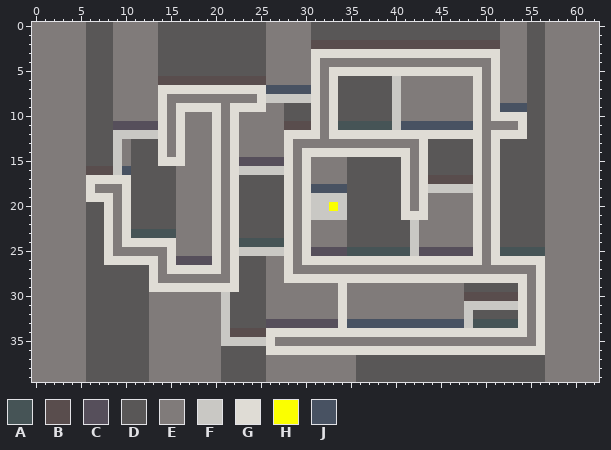
Pixel-art sprite -- assets/sketchLevel3.png. That is the earlier state.
The file is 63x40 pixels. Colours within 5 levels of each other are drawn and written as one.
Palette (. is transparent): A #465456  B #594d4d  C #564f5b  D #595757  E #807b7a  F #c9c8c4  G #dfdcd5  H #fbff00  J #485262
Pixels before (only the part around the change), first column x 0:
 0 EEEEEEDDDEEEEEDDDDDDDDDDDDEEEEEDDDDDDDDDDDDDDDDDDDDDEEEDDEEEEEE
 1 EEEEEEDDDEEEEEDDDDDDDDDDDDEEEEEDDDDDDDDDDDDDDDDDDDDDEEEDDEEEEEE
 2 EEEEEEDDDEEEEEDDDDDDDDDDDDEEEEEBBBBBBBBBBBBBBBBBBBBBEEEDDEEEEEE
 3 EEEEEEDDDEEEEEDDDDDDDDDDDDEEEEEGGGGGGGGGGGGGGGGGGGGGEEEDDEEEEEE
 4 EEEEEEDDDEEEEEDDDDDDDDDDDDEEEEEGEEEEEEEEEEEEEEEEEEEGEEEDDEEEEEE
 5 EEEEEEDDDEEEEEDDDDDDDDDDDDEEEEEGEGGGGGGGGGGGGGGGGGEGEEEDDEEEEEE
 6 EEEEEEDDDEEEEEBBBBBBBBBBBBEEEEEGEGDDDDDDFEEEEEEEEGEGEEEDDEEEEEE
 7 EEEEEEDDDEEEEEGGGGGGGGGGGGJJJJJGEGDDDDDDFEEEEEEEEGEGEEEDDEEEEEE
 8 EEEEEEDDDEEEEEGEEEEEEEEEEGFFFFFGEGDDDDDDFEEEEEEEEGEGEEEDDEEEEEE
 9 EEEEEEDDDEEEEEGEGGGGGEGGGGEEDDDGEGDDDDDDFEEEEEEEEGEGJJJDDEEEEEE
10 EEEEEEDDDEEEEEGEGEEEGEGEEEEEDDDGEGDDDDDDFEEEEEEEEGEGGGGDDEEEEEE
11 EEEEEEDDDCCCCCGEGEEEGEGEEEEEBBBGEGAAAAAAFJJJJJJJJGEEEEGDDEEEEEE
12 EEEEEEDDDFFFFFGEGEEEGEGEEEEEGGGGEGGGGGGGGGGGGGGGGGEGGGGDDEEEEEE
13 EEEEEEDDDFEDDDGEGEEEGEGEEEEEGEEEEEEEEEEEEEEGDDDDDGEGDDDDDEEEEEE
14 EEEEEEDDDFEDDDGEGEEEGEGEEEEEGEGGGGGGGGGGGGEGDDDDDGEGDDDDDEEEEEE
15 EEEEEEDDDFEDDDGGGEEEGEGCCCCCGEGEEEEDDDDDDGEGDDDDDGEGDDDDDEEEEEE
16 EEEEEEBBBFJDDDDDEEEEGEGFFFFFGEGEEEEDDDDDDGEGDDDDDGEGDDDDDEEEEEE
17 EEEEEEGGGGGDDDDDEEEEGEGDDDDDGEGEEEEDDDDDDGEGBBBBBGEGDDDDDEEEEEE
18 EEEEEEGEEEGDDDDDEEEEGEGDDDDDGEGJJJJDDDDDDGEGFFFFFGEGDDDDDEEEEEE
19 EEEEEEGGGEGDDDDDEEEEGEGDDDDDGEGFFFFDDDDDDGEGEEEEEGEGDDDDDEEEEEE
20 EEEEEEDDGEGDDDDDEEEEGEGDDDDDGEGFFHFDDDDDDGEGEEEEEGEGDDDDDEEEEEE
21 EEEEEEDDGEGDDDDDEEEEGEGDDDDDGEGFFFFDDDDDDGGGEEEEEGEGDDDDDEEEEEE
22 EEEEEEDDGEGDDDDDEEEEGEGDDDDDGEGEEEEDDDDDDDFEEEEEEGEGDDDDDEEEEEE
23 EEEEEEDDGEGAAAAAEEEEGEGDDDDDGEGEEEEDDDDDDDFEEEEEEGEGDDDDDEEEEEE
24 EEEEEEDDGEGGGGGGEEEEGEGAAAAAGEGEEEEDDDDDDDFEEEEEEGEGDDDDDEEEEEE
25 EEEEEEDDGEEEEEEGEEEEGEGFFFFFGEGCCCCAAAAAAAFCCCCCCGEGAAAAAEEEEEE
26 EEEEEEDDGGGGGGEGCCCCGEGDDDEEGEGGGGGGGGGGGGGGGGGGGGEGGGGGGEEEEEE
27 EEEEEEDDDDDDDGEGGGGGGEGDDDEEGEEEEEEEEEEEEEEEEEEEEEEEEEEEGEEEEEE
28 EEEEEEDDDDDDDGEEEEEEEEGDDDEEGGGGGGGGGGGGGGGGGGGGGGGGGGGEGEEEEEE
29 EEEEEEDDDDDDDGGGGGGGGGGDDDEEEEEEEEGEEEEEEEEEEEEEDDDDDDGEGEEEEEE
30 EEEEEEDDDDDDDEEEEEEEEFDDDDEEEEEEEEGEEEEEEEEEEEEEBBBBBBGEGEEEEEE
31 EEEEEEDDDDDDDEEEEEEEEFDDDDEEEEEEEEGEEEEEEEEEEEEEFFFFFFGEGEEEEEE
32 EEEEEEDDDDDDDEEEEEEEEFDDDDEEEEEEEEGEEEEEEEEEEEEEFDDDDDGEGEEEEEE
33 EEEEEEDDDDDDDEEEEEEEEFDDDDCCCCCCCCGJJJJJJJJJJJJJFAAAAAGEGEEEEEE
34 EEEEEEDDDDDDDEEEEEEEEFBBBBGGGGGGGGGGGGGGGGGGGGGGGGGGGGGEGEEEEEE
35 EEEEEEDDDDDDDEEEEEEEEFFFFFGEEEEEEEEEEEEEEEEEEEEEEEEEEEEEGEEEEEE
36 EEEEEEDDDDDDDEEEEEEEEDDDDDGGGGGGGGGGGGGGGGGGGGGGGGGGGGGGGEEEEEE
37 EEEEEEDDDDDDDEEEEEEEEDDDDDEEEEEEEEEEDDDDDDDDDDDDDDDDDDDDDEEEEEE
38 EEEEEEDDDDDDDEEEEEEEEDDDDDEEEEEEEEEEDDDDDDDDDDDDDDDDDDDDDEEEEEE
39 EEEEEEDDDDDDDEEEEEEEEDDDDDEEEEEEEEEEDDDDDDDDDDDDDDDDDDDDDEEEEEE
After:
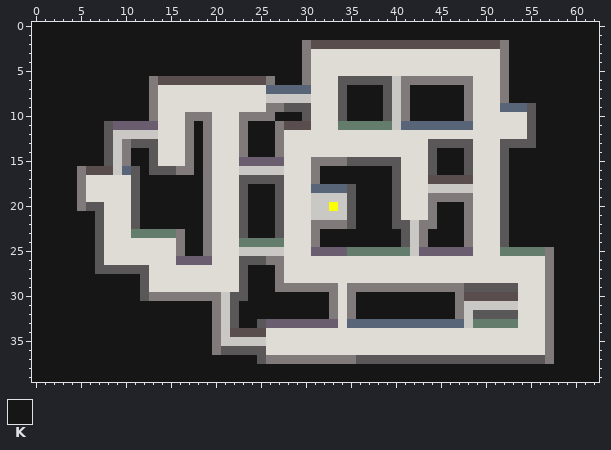
Colours new in this view: K #171616
Change:
colour A: #465456 -> #647c6c
colour C: #564f5b -> #6a5d6f
colour J: #485262 -> #586578
Changed rows in their new state; - is a pixel that keeps its letter.
first column x 0:
 0 KKKKKKKKKKKKKKKKKKKKKKKKKKKKKKKKKKKKKKKKKKKKKKKKKKKKKKKKKKKKKKK
 1 KKKKKKKKKKKKKKKKKKKKKKKKKKKKKKKKKKKKKKKKKKKKKKKKKKKKKKKKKKKKKKK
 2 KKKKKKKKKKKKKKKKKKKKKKKKKKKKKK-----------------------KKKKKKKKKK
 3 KKKKKKKKKKKKKKKKKKKKKKKKKKKKKK-----------------------KKKKKKKKKK
 4 KKKKKKKKKKKKKKKKKKKKKKKKKKKKKK--GGGGGGGGGGGGGGGGGGG--KKKKKKKKKK
 5 KKKKKKKKKKKKKKKKKKKKKKKKKKKKKK--G-----------------G--KKKKKKKKKK
 6 KKKKKKKKKKKKK--------------KKK--G-----------------G--KKKKKKKKKK
 7 KKKKKKKKKKKKK-------------------G--KKKK---KKKKKK--G--KKKKKKKKKK
 8 KKKKKKKKKKKKK--GGGGGGGGGG-------G--KKKK---KKKKKK--G--KKKKKKKKKK
 9 KKKKKKKKKKKKK--G-----G----------G--KKKK---KKKKKK--G-----KKKKKKK
10 KKKKKKKKKKKKK--G-----G-----KKK--G--KKKK---KKKKKK--G-----KKKKKKK
11 KKKKKKKK-------G--K--G--KKK-----G-----------------GGGG--KKKKKKK
12 KKKKKKKK-------G--K--G--KKK-----G-----------------G-----KKKKKKK
13 KKKKKKKK-------G--K--G--KKK--GGGGGGGGGGGGGG-------G-----KKKKKKK
14 KKKKKKKK---KK--G--K--G--KKK--G------------G--KKK--G--KKKKKKKKKK
15 KKKKKKKK---KK-----K--G-------G------------G--KKK--G--KKKKKKKKKK
16 KKKKK-------K-----K--G-------G--KKKKKKKK--G--KKK--G--KKKKKKKKKK
17 KKKKK-------KKKKKKK--G-------G--KKKKKKKK--G-------G--KKKKKKKKKK
18 KKKKK--GGG--KKKKKKK--G--KKK--G------KKKK--G-------G--KKKKKKKKKK
19 KKKKK----G--KKKKKKK--G--KKK--G------KKKK--G-------G--KKKKKKKKKK
20 KKKKK----G--KKKKKKK--G--KKK--G------KKKK--G--KKK--G--KKKKKKKKKK
21 KKKKKKK--G--KKKKKKK--G--KKK--G------KKKK-----KKK--G--KKKKKKKKKK
22 KKKKKKK--G--KKKKKKK--G--KKK--G------KKKK-----KKK--G--KKKKKKKKKK
23 KKKKKKK--G-------KK--G--KKK--G--KKKKKKKKK---KKKK--G--KKKKKKKKKK
24 KKKKKKK--G-------KK--G-------G--KKKKKKKKK---KKKK--G--KKKKKKKKKK
25 KKKKKKK--GGGGGG--KK--G-------G--------------------G-------KKKKK
26 KKKKKKK-------G------G-------G--------------------G-------KKKKK
27 KKKKKKK-------G------G--KKK--GGGGGGGGGGGGGGGGGGGGGGGGGGG--KKKKK
28 KKKKKKKKKKKK--GGGGGGGG--KKK----------------------------G--KKKKK
29 KKKKKKKKKKKK------------KKK----------------------------G--KKKKK
30 KKKKKKKKKKKK------------KKKKKKKKK---KKKKKKKKKKK--------G--KKKKK
31 KKKKKKKKKKKKKKKKKKKK---KKKKKKKKKK---KKKKKKKKKKK--------G--KKKKK
32 KKKKKKKKKKKKKKKKKKKK---KKKKKKKKKK---KKKKKKKKKKK--------G--KKKKK
33 KKKKKKKKKKKKKKKKKKKK---KK------------------------------G--KKKKK
34 KKKKKKKKKKKKKKKKKKKK-----------------------------------G--KKKKK
35 KKKKKKKKKKKKKKKKKKKK-------GGGGGGGGGGGGGGGGGGGGGGGGGGGGG--KKKKK
36 KKKKKKKKKKKKKKKKKKKK--------------------------------------KKKKK
37 KKKKKKKKKKKKKKKKKKKKKKKKK---------------------------------KKKKK
38 KKKKKKKKKKKKKKKKKKKKKKKKKKKKKKKKKKKKKKKKKKKKKKKKKKKKKKKKKKKKKKK
39 KKKKKKKKKKKKKKKKKKKKKKKKKKKKKKKKKKKKKKKKKKKKKKKKKKKKKKKKKKKKKKK
